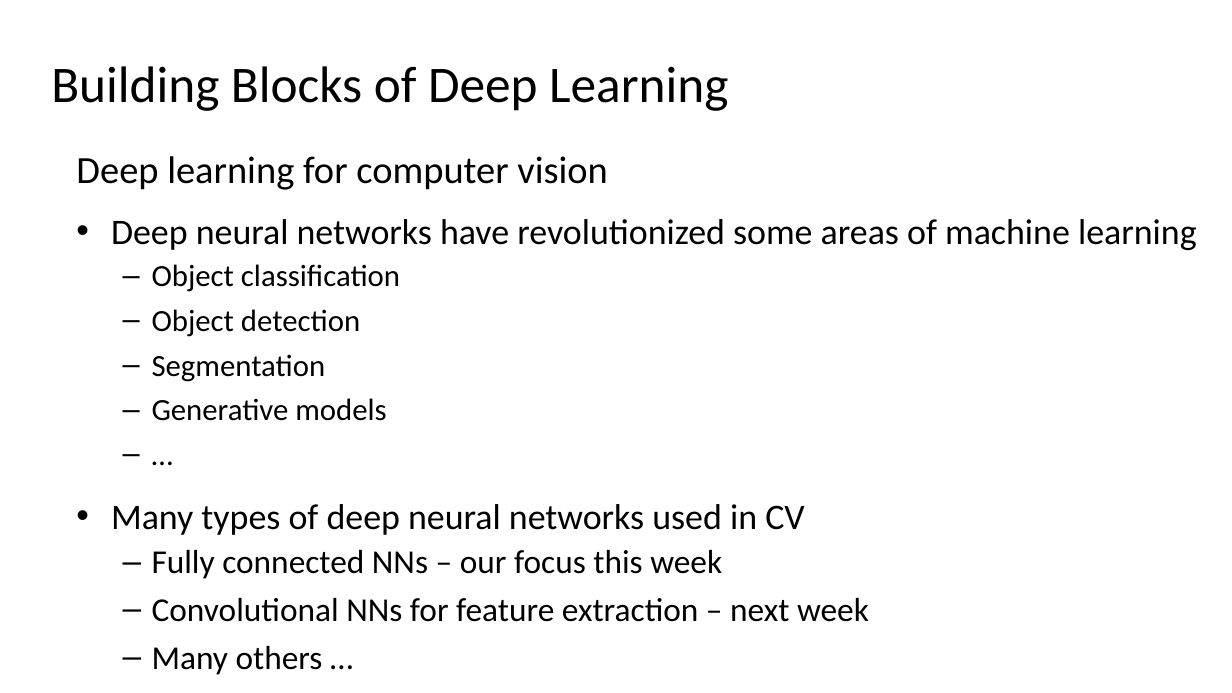
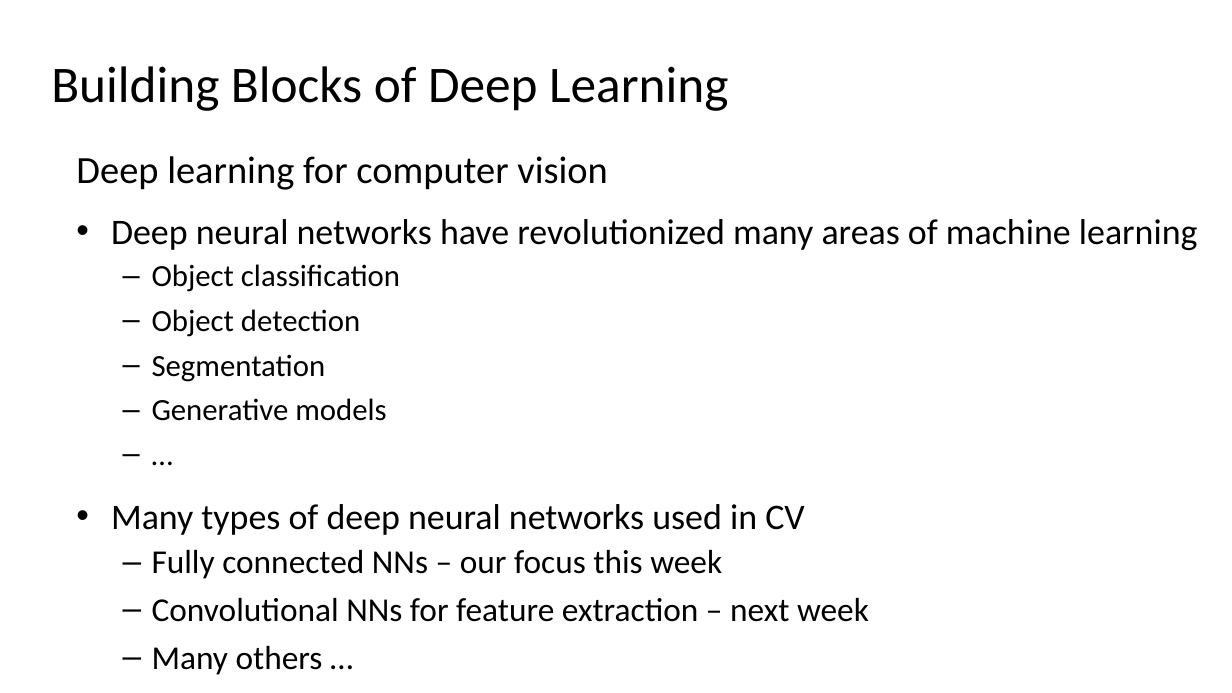
Before and after one commit to StephenElston/CSCI-E25, a slide deck: slide 2 of Slides/5_BuildingBlocksOfDeepLearning.pptx. Drawn at 1232x693 pixels with LibreOffice and Linux fonts; fonts in the diff are those of the drawing. Boxes give left, top, right and bottom in pixels: in the first picture for what was removed or moved away, otherwise in the second. Text is boxed around its words. In the diff, an @@ line names an element or a change of style, - is before the commit and + after.

```diff
--- a/Slides/5_BuildingBlocksOfDeepLearning.pptx
+++ b/Slides/5_BuildingBlocksOfDeepLearning.pptx
@@ text at (111,219,1198,250): text changed @@
-• Deep neural networks have revolutionized some areas of machine learning
+• Deep neural networks have revolutionized many areas of machine learning
```
Also in this commit, not shown: 1 other file.
